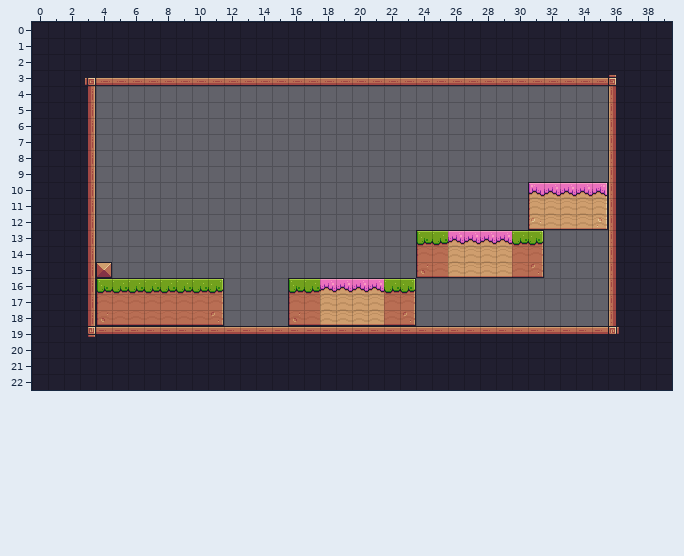
Two versions of a level (Tiled map, assets/tiles/level_02.tmx). The picture above was drawn from the file before the commit.
Cells are 16x16 px. Shown: x 0..39, y 0..22.
Once edited:
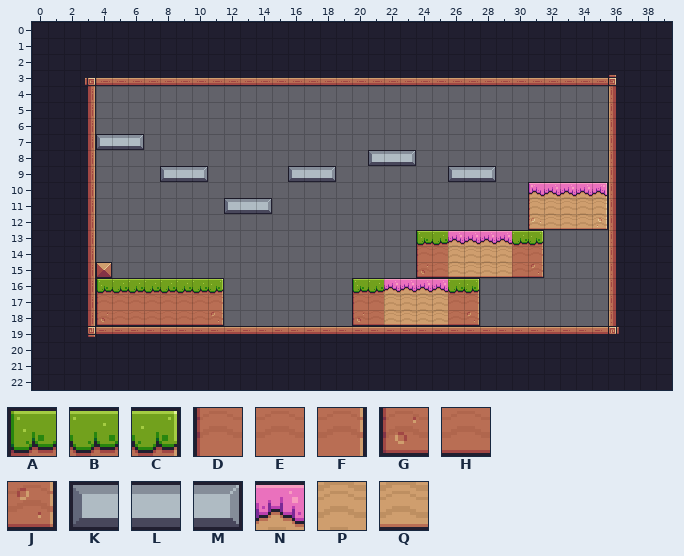
Key: from "Pixel Adventure": A 6, B 7, C 8, D 28, E 29, F 30, G 50, H 51, J 52, K 100, L 101, M 102, N 183, P 205, Q 227.
_ is an empty cell.
The exact change:
{"where": "layer \"background\""}
{"y":7,"x":4,"old":"___","new":"KLM"}
{"y":8,"x":21,"old":"___","new":"KLM"}
{"y":9,"x":8,"old":"___","new":"KLM"}
{"y":9,"x":16,"old":"___","new":"KLM"}
{"y":9,"x":26,"old":"___","new":"KLM"}
{"y":11,"x":12,"old":"___","new":"KLM"}
{"y":16,"x":16,"old":"ABNNNNBC____","new":"____ABNNNNBC"}
{"y":17,"x":16,"old":"DEPPPPEF____","new":"____DEPPPPEF"}
{"y":18,"x":16,"old":"GHQQQQHJ____","new":"____GHQQQQHJ"}
{"label":"added","picture_box":[96,134,144,150]}
{"label":"added","picture_box":[368,150,416,166]}
{"label":"added","picture_box":[160,166,208,182]}
{"label":"added","picture_box":[288,166,336,182]}
{"label":"added","picture_box":[448,166,496,182]}
{"label":"added","picture_box":[224,198,272,214]}
{"label":"changed","picture_box":[288,278,480,326]}
